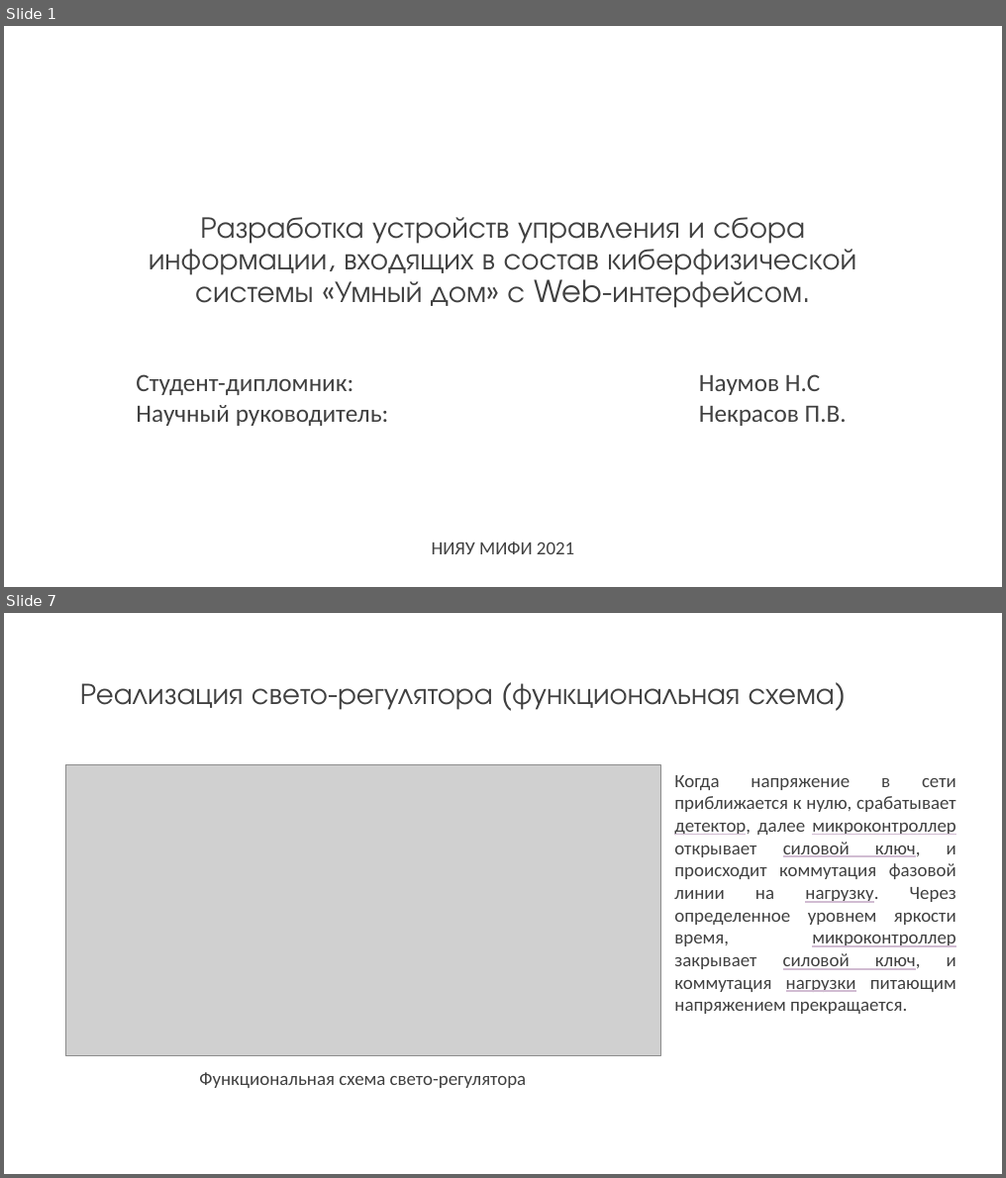
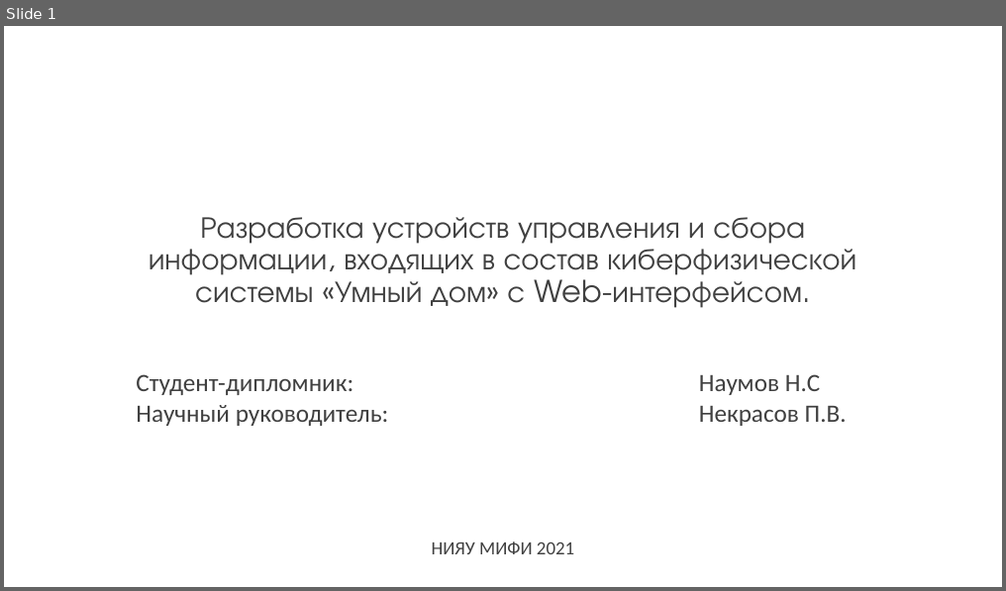
Before and after one commit to kaf3/dimmer, a slide deck: Презентация1.pptx. Shown one above the other, each under a label of ours: slides 1 and 7 before the commit, slide 1 after it; the slides between them are not shown. The pictures are 1006x1178 and 1006x591 pixels, drawn with LibreOffice and Linux fonts; fonts in the diff are those of the drawing; grey boxes stand for pictures. Boxes give left, top, right and bottom in pixels: in the first picture for what was removed or moved away, otherwise in the second. Text is boxed around its words. In the diff, an @@ line names an element or a change of style, - is before the commit and + after.

```diff
--- a/Презентация1.pptx
+++ b/Презентация1.pptx
@@ slide 7 removed at (x1=4, y1=613, x2=1002, y2=1174), background #FFFFFF @@
@@ title removed at (x1=80, y1=683, x2=835, y2=710) @@
-Реализация свето-регулятора (функциональная схема)
@@ picture removed at (x1=65, y1=765, x2=660, y2=1057) @@
@@ text removed at (x1=674, y1=775, x2=956, y2=1014) @@
-Когда напряжение в сети приближается к нулю, срабатывает детектор, далее микроконтроллер открывает силовой ключ, и происходит коммутация фазовой линии на нагрузку. Через определенное уровнем яркости время, микроконтроллер закрывает силовой ключ, и коммутация нагрузки питающим напряжением прекращается.
@@ text removed at (x1=199, y1=1072, x2=527, y2=1088) @@
-Функциональная схема свето-регулятора
```
Also in this commit, not shown: 8 slides changed, 3 slides added, 3 other slides removed, 15 other files.
